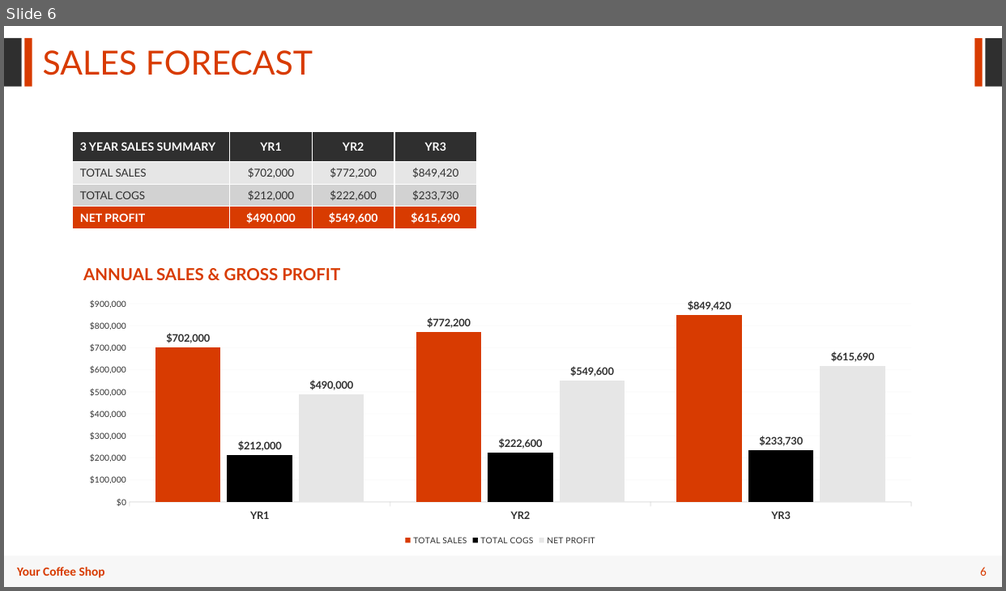
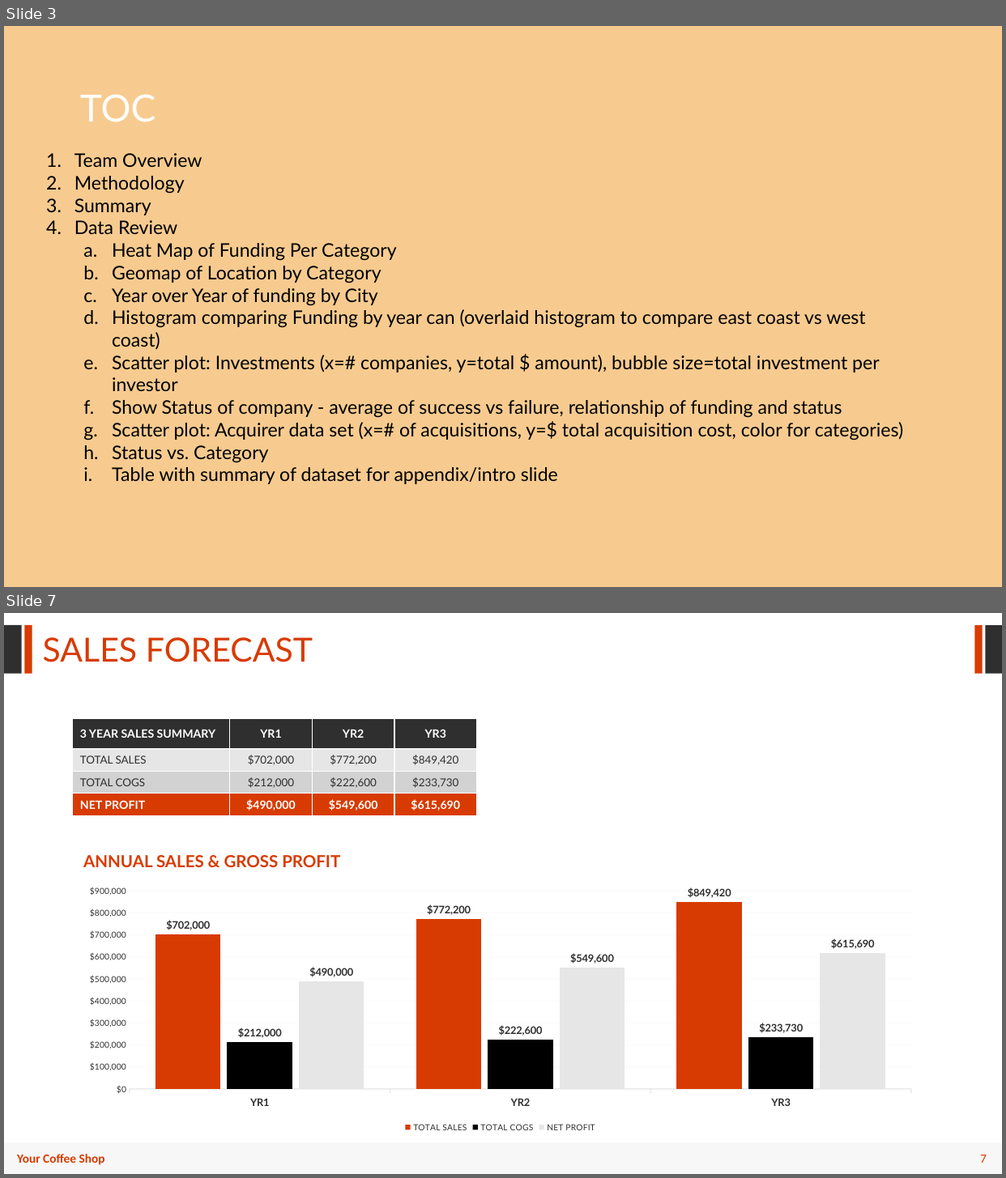
Before and after one commit to CharlesPBiggar/Data-Analytics-Project-1, a slide deck: GiterDun Presentation.pptx. Shown one above the other, each under a label of ours: slide 6 before the commit, slides 3 and 7 after it; the slides between them are not shown. The pictures are 1006x591 and 1006x1178 pixels, drawn with LibreOffice and Linux fonts; fonts in the diff are those of the drawing; background and template pictures are left out. Boxes give left, top, right and bottom in pixels: in the first picture for what was removed or moved away, otherwise in the second. Text is boxed around its words. In the diff, an @@ line names an element or a change of style, - is before the commit and + after.

```diff
--- a/GiterDun Presentation.pptx
+++ b/GiterDun Presentation.pptx
@@ slide 3 added at bbox=[4, 26, 1002, 587], background picture (left out) @@
@@ title added at bbox=[80, 94, 156, 122], 36 pt, text #FFFFFF @@
+TOC
@@ text added at bbox=[74, 153, 903, 484], 18 pt, text #000000 @@
+1. Team Overview
+2. Methodology
+3. Summary
+4. Data Review
+  a. Heat Map of Funding Per Category
+  b. Geomap of Location by Category
+  c. Year over Year of funding by City
+  d. Histogram comparing Funding by year can (overlaid histogram to compare east coast vs west coast)
+  e. Scatter plot: Investments (x=# companies, y=total $ amount), bubble size=total investment per investor
+  f. Show Status of company - average of success vs failure, relationship of funding and status
+  g. Scatter plot: Acquirer data set (x=# of acquisitions, y=$ total acquisition cost, color for categories)
+  h. Status vs. Category
+  i. Table with summary of dataset for appendix/intro slide
@@ what was slide 6 is now slide 7 @@
@@ page number at bbox=[980, 1155, 987, 1163]: text changed @@
-6
+7
```
Also in this commit, not shown: 2 slides changed, 1 other slide added, 1 slide removed.
